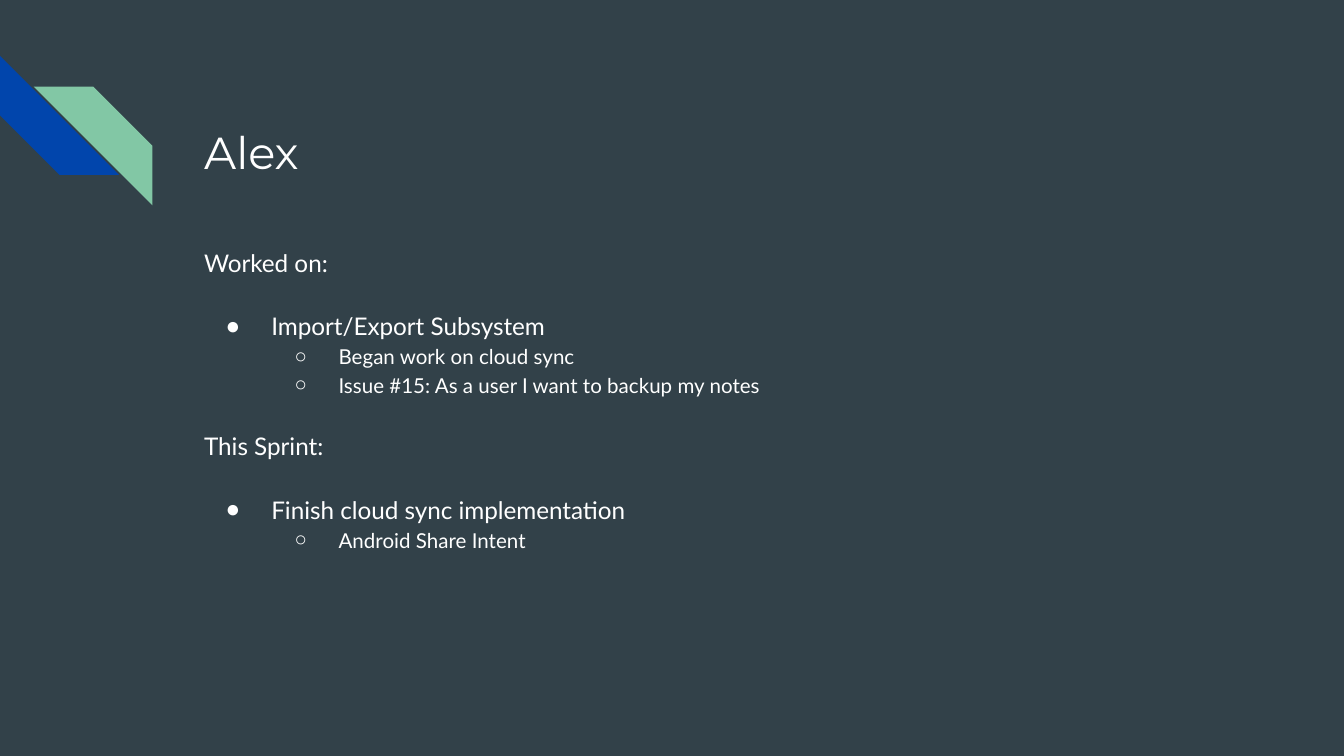
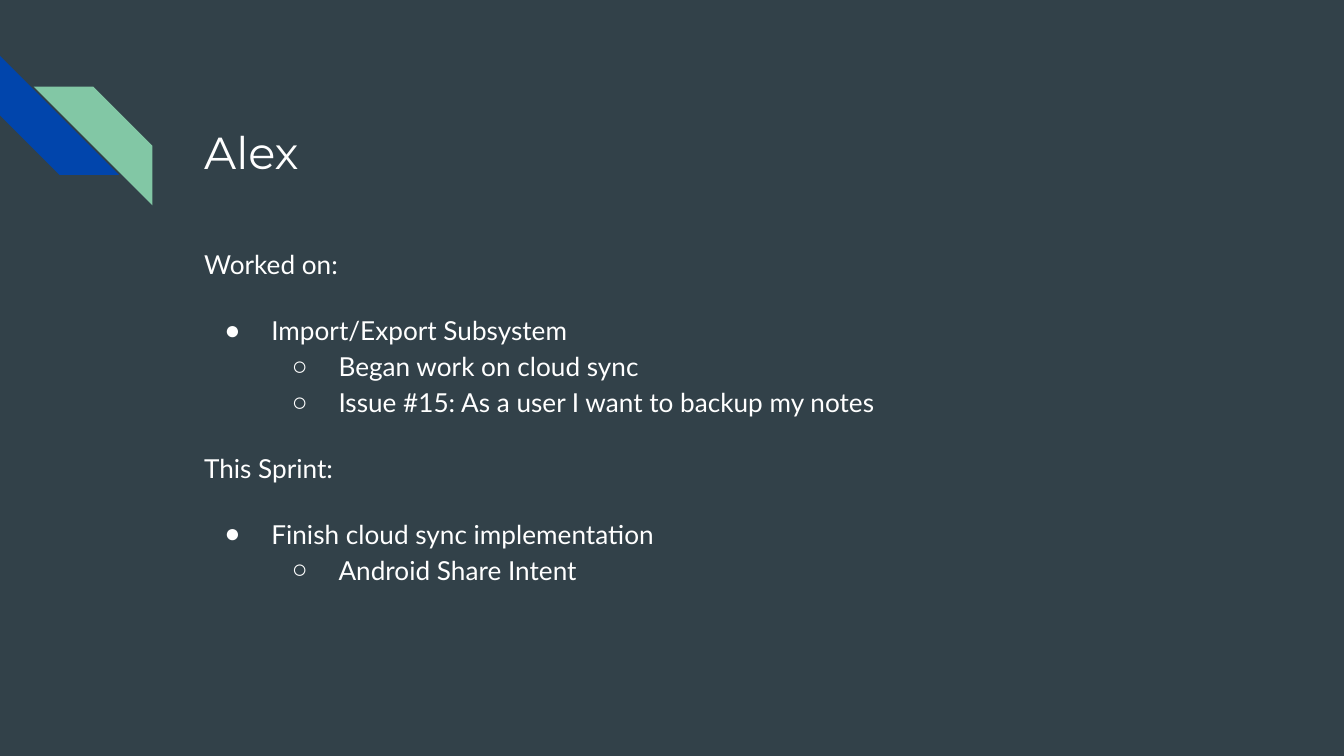
Before and after one commit to Incognoto/incognoto, a slide deck: slide 40 of SUM Presentations.pptx. Drawn at 1344x756 pixels with LibreOffice and Linux fonts; fonts in the diff are those of the drawing. Boxes give left, top, right and bottom in pixels: in the first picture for what was removed or moved away, otherwise in the second. Text is boxed around its words. In the diff, an @@ line names an element or a change of style, - is before the commit and + after.

```diff
--- a/SUM Presentations.pptx
+++ b/SUM Presentations.pptx
@@ text "Worked on:" at <box>204,254,874,580</box>: size 13 to 14 pt in "Worked on:", "Import/Export Subsystem", "This Sprint:", "Finish cloud sync implementation"; size 11 to 14 pt in "Began work on cloud sync", "Issue #15: As a user I want ...", "Android Share Intent"; indent changed @@
```
Also in this commit, not shown: 8 slides added, 1 slide removed.
